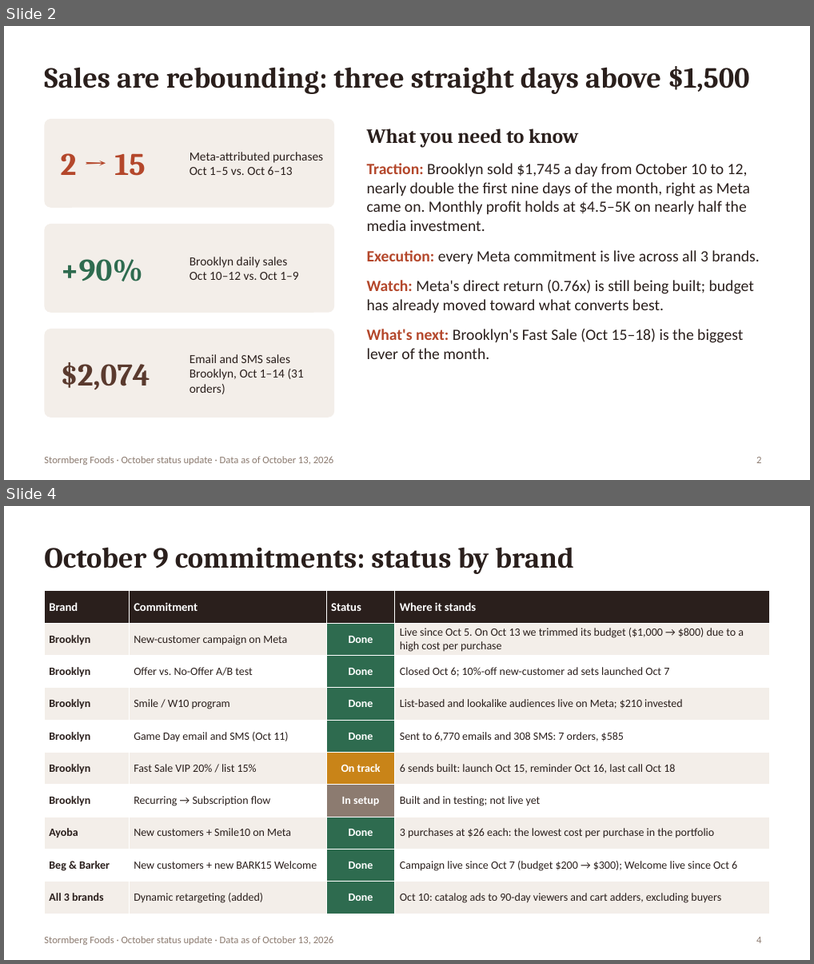
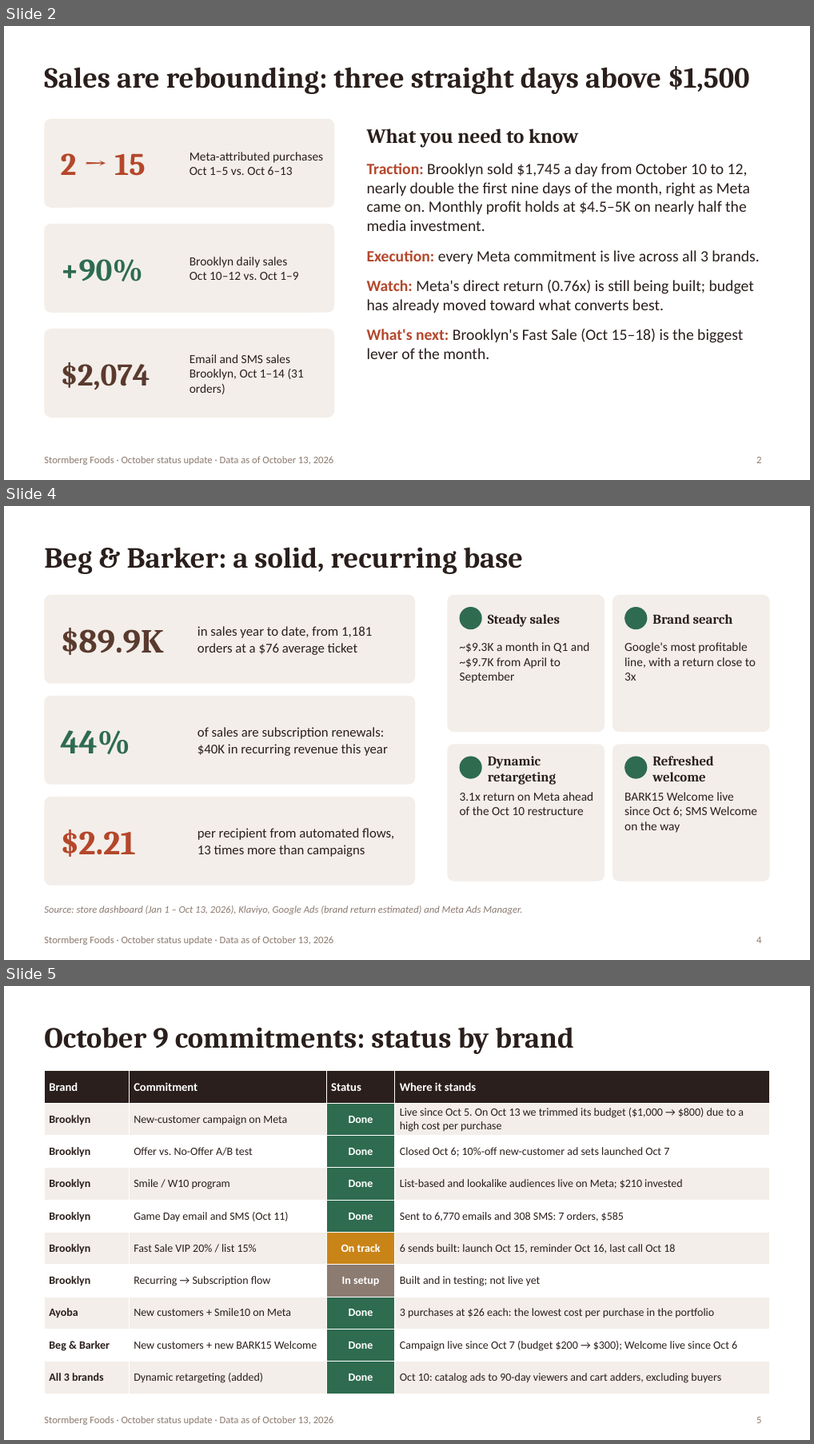
Before and after one commit to YamiCRebold/Stormberg2026, a slide deck: status_ceo/Stormberg_Status_CEO_Oct2026_EN.pptx. Shown one above the other, each under a label of ours: slides 2 and 4 before the commit, slides 2, 4 and 5 after it; the slides between them are not shown. The pictures are 814x964 and 814x1444 pixels, drawn with LibreOffice and Linux fonts; fonts in the diff are those of the drawing. Boxes give left, top, right and bottom in pixels: in the first picture for what was removed or moved away, otherwise in the second. Text is boxed around its words. In the diff, an @@ line names an element or a change of style, - is before the commit and + after.

```diff
--- a/status_ceo/Stormberg_Status_CEO_Oct2026_EN.pptx
+++ b/status_ceo/Stormberg_Status_CEO_Oct2026_EN.pptx
@@ slide 4 added at box(4, 506, 810, 960), background #FFFFFF; not listed: 1 template element that a slide beside it also shows @@
@@ title added at box(44, 547, 524, 574), 26 pt, text #2A1F1C, bold @@
+Beg & Barker: a solid, recurring base
@@ rounded rectangle added at box(44, 595, 415, 684), fill #F3EEE9 @@
@@ rounded rectangle added at box(447, 595, 605, 732), fill #F3EEE9 @@
@@ rounded rectangle added at box(613, 595, 770, 732), fill #F3EEE9 @@
@@ ellipse added at box(460, 607, 482, 629), fill #2E6B4F @@
@@ text added at box(488, 614, 561, 627), 12 pt, text #2A1F1C, bold @@
+Steady sales
@@ ellipse added at box(625, 607, 647, 629), fill #2E6B4F @@
@@ text added at box(653, 614, 734, 624), 12 pt, text #2A1F1C, bold @@
+Brand search
@@ text added at box(61, 628, 164, 655), 30 pt, text #5A3A2E, bold @@
+$89.9K
@@ text added at box(198, 626, 372, 655), 12 pt, text #2A1F1C @@
+in sales year to date, from 1,181 orders at a $76 average ticket
@@ text added at box(460, 642, 590, 683), 11 pt, text #2A1F1C @@
+~$9.3K a month in Q1 and ~$9.7K from April to September
@@ text added at box(625, 642, 756, 680), 11 pt, text #2A1F1C @@
+Google's most profitable line, with a return close to 3x
@@ rounded rectangle added at box(44, 696, 415, 784), fill #F3EEE9 @@
@@ text added at box(61, 730, 130, 754), 30 pt, text #2E6B4F, bold @@
+44%
@@ text added at box(198, 727, 388, 756), 12 pt, text #2A1F1C @@
+of sales are subscription renewals: $40K in recurring revenue this year
@@ rounded rectangle added at box(447, 744, 605, 881), fill #F3EEE9 @@
@@ rounded rectangle added at box(613, 744, 770, 881), fill #F3EEE9 @@
@@ ellipse added at box(460, 756, 482, 779), fill #2E6B4F @@
@@ text added at box(488, 756, 556, 784), 12 pt, text #2A1F1C, bold @@
+Dynamic retargeting
@@ ellipse added at box(625, 756, 647, 779), fill #2E6B4F @@
@@ text added at box(653, 756, 714, 781), 12 pt, text #2A1F1C, bold @@
+Refreshed welcome
@@ text added at box(460, 792, 594, 815), 11 pt, text #2A1F1C @@
+3.1x return on Meta ahead of the Oct 10 restructure
@@ text added at box(625, 792, 758, 832), 11 pt, text #2A1F1C @@
+BARK15 Welcome live since Oct 6; SMS Welcome on the way
@@ rounded rectangle added at box(44, 796, 415, 885), fill #F3EEE9 @@
@@ text added at box(61, 829, 136, 856), 30 pt, text #B4472B, bold @@
+$2.21
@@ text added at box(198, 828, 394, 856), 12 pt, text #2A1F1C @@
+per recipient from automated flows, 13 times more than campaigns
@@ text added at box(44, 905, 522, 914), 9 pt, text #8C7B70, italic @@
+Source: store dashboard (Jan 1 – Oct 13, 2026), Klaviyo, Google Ads (brand return estimated) and Meta Ads Manager.
@@ page number added at box(757, 936, 762, 943), 9 pt, text #8C7B70 @@
+4
@@ what was slide 4 is now slide 5 @@
@@ page number at box(757, 1416, 762, 1423): text changed @@
-4
+5
```
Also in this commit, not shown: 3 slides changed, 1 other file.
